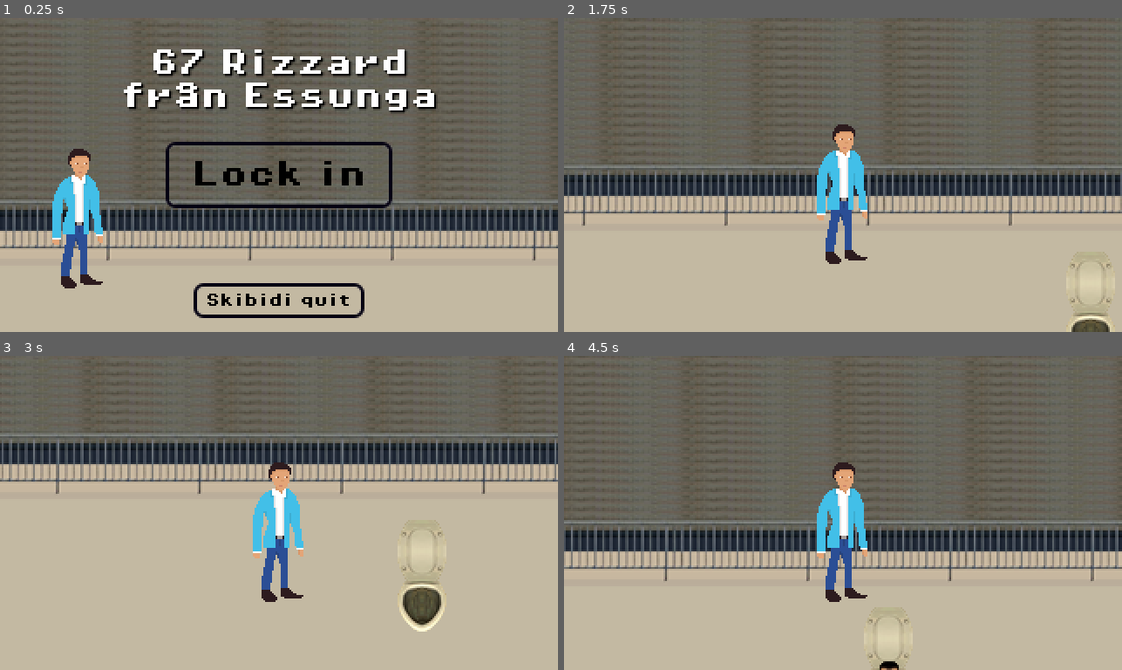
Above: before the commit, frames 1-4 (two rows, left to right).
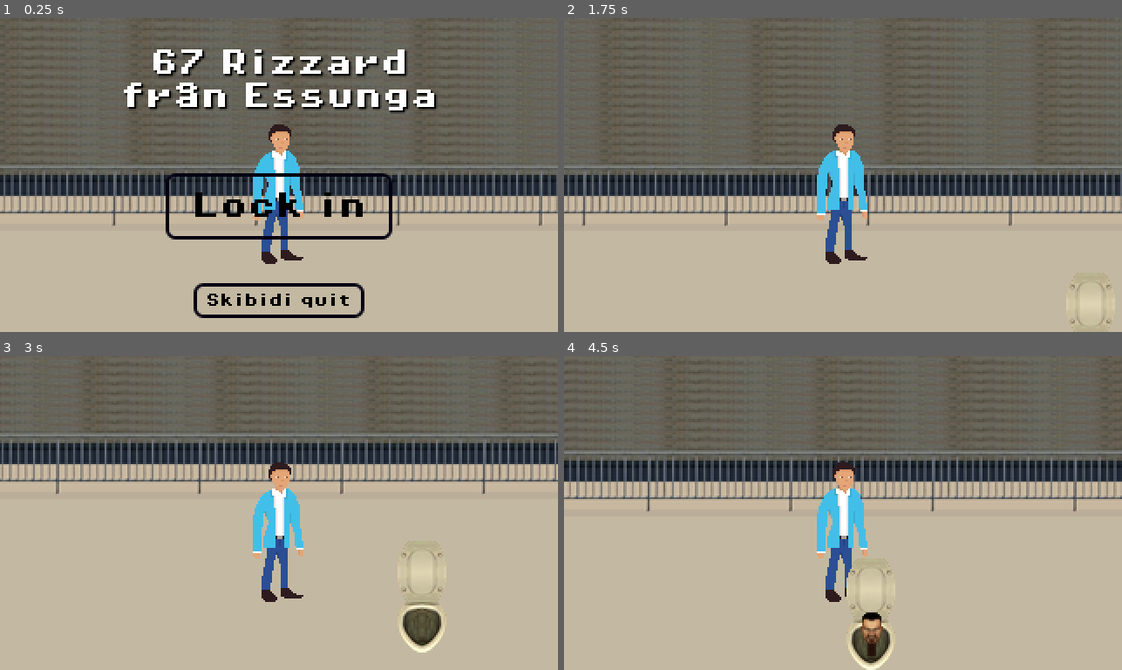
Above: after the commit, the same moments.

Repository: RebeckaWillig/Spelsylt
Game: Godot game, scene res://Scenes/67_Rizzard.tscn
Two runs of this game, one before a commit and one after it. Both use one fixed random seed, a clock stepped at 60 frames per second and the inputs below.
Inputs:
- Up to frame 1 (0.25 s): no input
- Up to frame 2 (1.75 s): click "Lock in" at 0.5 s; tap Enter (ui_accept) at 1.25, 1.52 s; hold Right (move_right) from 1.28 s (still down); tap E (interact) at 1.35 s
- Up to frame 3 (3 s): release Right (move_right) at 2.03 s; hold Down (move_down) 2.03-2.78 s; tap E (interact) at 2.1, 2.85 s; tap Enter (ui_accept) at 2.27, 2.75 s; hold Right (move_right) from 2.78 s (still down)
- Up to frame 4 (4.5 s): release Right (move_right) at 3.53 s; hold W (move_up) 3.53-4.28 s; tap E (interact) at 3.6, 4.35 s; tap Enter (ui_accept) at 3.77, 4.25 s; hold Left (move_left) from 4.28 s (still down)

The runs differ from the first frame. In frame 1, 23% of the frame differs, in the area x 0-100%, y 0-87%; in frame 2, 0.7%; in frame 3, 1.7%; in frame 4, 31%, in the area x 0-100%, y 1-100%.

Commit message:
updates

Diff:
--- a/67_Rizzard/Scenes/67_Rizzard.tscn
+++ b/67_Rizzard/Scenes/67_Rizzard.tscn
@@ -1,12 +1,11 @@
-[gd_scene load_steps=16 format=3 uid="uid://bnfdv5buugn7x"]
+[gd_scene load_steps=15 format=3 uid="uid://bnfdv5buugn7x"]
 
 [ext_resource type="Script" uid="uid://cnasi1w5dn54x" path="res://Scripts/67_Rizzard.gd" id="1_c3kur"]
 [ext_resource type="PackedScene" uid="uid://ds2i6x1rjyxbi" path="res://Scenes/main_menu.tscn" id="2_jyn26"]
 [ext_resource type="PackedScene" uid="uid://d0c75cj2hajel" path="res://Scenes/player.tscn" id="3_ctpxx"]
 [ext_resource type="PackedScene" uid="uid://d01yg0lqd51vr" path="res://Scenes/bench.tscn" id="4_j5na4"]
 [ext_resource type="PackedScene" uid="uid://dufd4qvhdh14w" path="res://Scenes/pause_menu.tscn" id="5_irttw"]
-[ext_resource type="Texture2D" uid="uid://dhq2r18ckppy6" path="res://Assets/Sprites/background2.png" id="7_ctpxx"]
-[ext_resource type="PackedScene" uid="uid://lofb48hdus6c" path="res://Scenes/flower.tscn" id="7_jyn26"]
+[ext_resource type="Texture2D" uid="uid://dhq2r18ckppy6" path="res://Assets/Sprites/mainmenu.png" id="7_ctpxx"]
 [ext_resource type="PackedScene" uid="uid://cuvpnhqkkf1ms" path="res://Scenes/skibidi.tscn" id="8_ctpxx"]
 
 [sub_resource type="Animation" id="Animation_fd4e3"]
@@ -124,10 +123,8 @@
 position = Vector2(1132, 1060)
 shape = SubResource("RectangleShape2D_irttw")
 
-[node name="flower" parent="." instance=ExtResource("7_jyn26")]
-position = Vector2(1018, 903)
+[node name="skibidi" parent="." instance=ExtResource("8_ctpxx")]
+position = Vector2(526, 925)
 
-[node name="skibidi" parent="." instance=ExtResource("8_ctpxx")]
-position = Vector2(526, 913)
-
+[connection signal="fairy_in_bench" from="bench" to="." method="_on_bench_fairy_in_bench"]
 [connection signal="timeout" from="Timer" to="." method="_on_timer_timeout"]
--- a/67_Rizzard/Scenes/flower.tscn
+++ b/67_Rizzard/Scenes/flower.tscn
@@ -1,51 +1,85 @@
-[gd_scene load_steps=64 format=3 uid="uid://lofb48hdus6c"]
-
-[ext_resource type="Script" uid="uid://bcmm7fnc63d20" path="res://Scripts/flower.gd" id="1_4r3j5"]
-[ext_resource type="Texture2D" uid="uid://1tic2lq4j8c5" path="res://Assets/Sprites/flower stages animation no dirt.png" id="2_88g82"]
-[ext_resource type="Texture2D" uid="uid://ksrd63y5b63c" path="res://Assets/Sprites/flower water dirt animation.png" id="3_hbmji"]
+[gd_scene load_steps=64 format=3 uid="uid://dl7anxtc73rhx"]
+
+[sub_resource type="GDScript" id="GDScript_jln7l"]
+script/source = "extends Area2D
+var in_fairy = false
+
+func _ready() -> void:
+	get_node(\"../player\").interaction.connect(_on_flower_interaction)
+	$body.play(\"day2\")
+	$dirt.play(\"dry\")
+
+func _on_flower_interaction() -> void:
+	if in_fairy:
+		print(\"Player interacts with \" + self.name)
+		$dirt.play(\"wet\")
+
+func _on_body_entered(body: Node2D) -> void:
+	if body.name == \"player\":
+		print(\"Player is in \" + self.name)
+		in_fairy = true
+
+func _on_body_exited(body: Node2D) -> void:
+	if body.name == \"player\":
+		print(\"Player has left \" + self.name)
+		in_fairy = false
+
+func _on_behind_body_entered(body: Node2D) -> void:
+	if body.name == \"player\":
+		$dirt.z_index = 5
+		$body.z_index = 6
+
+func _on_behind_body_exited(body: Node2D) -> void:
+	if body.name == \"player\":
+		$dirt.z_index = -1
+		$body.z_index = 0
+"
+
+[sub_resource type="CompressedTexture2D" id="CompressedTexture2D_s3cv5"]
+load_path = "res://.godot/imported/flower water dirt animation.png-89d463f05358fa04d5c71e41fd274341.ctex"
 
 [sub_resource type="AtlasTexture" id="AtlasTexture_yyf17"]
-atlas = ExtResource("3_hbmji")
+atlas = SubResource("CompressedTexture2D_s3cv5")
 region = Rect2(0, 0, 64, 64)
 
 [sub_resource type="AtlasTexture" id="AtlasTexture_ocuga"]
-atlas = ExtResource("3_hbmji")
+atlas = SubResource("CompressedTexture2D_s3cv5")
 region = Rect2(0, 0, 64, 64)
 
 [sub_resource type="AtlasTexture" id="AtlasTexture_6in8j"]
-atlas = ExtResource("3_hbmji")
+atlas = SubResource("CompressedTexture2D_s3cv5")
 region = Rect2(64, 0, 64, 64)
 
 [sub_resource type="AtlasTexture" id="AtlasTexture_r1bo6"]
-atlas = ExtResource("3_hbmji")
+atlas = SubResource("CompressedTexture2D_s3cv5")
 region = Rect2(128, 0, 64, 64)
 
 [sub_resource type="AtlasTexture" id="AtlasTexture_tqcrx"]
-atlas = ExtResource("3_hbmji")
+atlas = SubResource("CompressedTexture2D_s3cv5")
 region = Rect2(192, 0, 64, 64)
 
 [sub_resource type="AtlasTexture" id="AtlasTexture_qvy7t"]
-atlas = ExtResource("3_hbmji")
+atlas = SubResource("CompressedTexture2D_s3cv5")
 region = Rect2(256, 0, 64, 64)
 
 [sub_resource type="AtlasTexture" id="AtlasTexture_oj3m0"]
-atlas = ExtResource("3_hbmji")
+atlas = SubResource("CompressedTexture2D_s3cv5")
 region = Rect2(320, 0, 64, 64)
 
 [sub_resource type="AtlasTexture" id="AtlasTexture_l1pec"]
-atlas = ExtResource("3_hbmji")
+atlas = SubResource("CompressedTexture2D_s3cv5")
 region = Rect2(384, 0, 64, 64)
 
 [sub_resource type="AtlasTexture" id="AtlasTexture_ymvec"]
-atlas = ExtResource("3_hbmji")
+atlas = SubResource("CompressedTexture2D_s3cv5")
 region = Rect2(448, 0, 64, 64)
 
 [sub_resource type="AtlasTexture" id="AtlasTexture_w2126"]
-atlas = ExtResource("3_hbmji")
+atlas = SubResource("CompressedTexture2D_s3cv5")
 region = Rect2(512, 0, 64, 64)
 
 [sub_resource type="AtlasTexture" id="AtlasTexture_r0iep"]
-atlas = ExtResource("3_hbmji")
+atlas = SubResource("CompressedTexture2D_s3cv5")
 region = Rect2(576, 0, 64, 64)
 
 [sub_resource type="SpriteFrames" id="SpriteFrames_rn1vg"]
@@ -94,180 +128,183 @@
 "speed": 5.0
 }]
 
+[sub_resource type="CompressedTexture2D" id="CompressedTexture2D_4r3j5"]
+load_path = "res://.godot/imported/flower stages animation no dirt.png-38cfea18eb08502bb88401dfcc3e031f.ctex"
+
 [sub_resource type="AtlasTexture" id="AtlasTexture_n0xnw"]
-atlas = ExtResource("2_88g82")
+atlas = SubResource("CompressedTexture2D_4r3j5")
 region = Rect2(0, 0, 64, 64)
 
 [sub_resource type="AtlasTexture" id="AtlasTexture_hbmji"]
-atlas = ExtResource("2_88g82")
+atlas = SubResource("CompressedTexture2D_4r3j5")
 region = Rect2(0, 0, 64, 64)
 
 [sub_resource type="AtlasTexture" id="AtlasTexture_88g82"]
-atlas = ExtResource("2_88g82")
+atlas = SubResource("CompressedTexture2D_4r3j5")
 region = Rect2(64, 0, 64, 64)
 
 [sub_resource type="AtlasTexture" id="AtlasTexture_ei51o"]
-atlas = ExtResource("2_88g82")
+atlas = SubResource("CompressedTexture2D_4r3j5")
 region = Rect2(128, 0, 64, 64)
 
 [sub_resource type="AtlasTexture" id="AtlasTexture_gd0df"]
-atlas = ExtResource("2_88g82")
+atlas = SubResource("CompressedTexture2D_4r3j5")
 region = Rect2(192, 0, 64, 64)
 
 [sub_resource type="AtlasTexture" id="AtlasTexture_d2yni"]
-atlas = ExtResource("2_88g82")
+atlas = SubResource("CompressedTexture2D_4r3j5")
 region = Rect2(256, 0, 64, 64)
 
 [sub_resource type="AtlasTexture" id="AtlasTexture_d1m62"]
-atlas = ExtResource("2_88g82")
+atlas = SubResource("CompressedTexture2D_4r3j5")
 region = Rect2(320, 0, 64, 64)
 
 [sub_resource type="AtlasTexture" id="AtlasTexture_k1h35"]
-atlas = ExtResource("2_88g82")
+atlas = SubResource("CompressedTexture2D_4r3j5")
 region = Rect2(384, 0, 64, 64)
 
 [sub_resource type="AtlasTexture" id="AtlasTexture_uelli"]
-atlas = ExtResource("2_88g82")
+atlas = SubResource("CompressedTexture2D_4r3j5")
 region = Rect2(0, 64, 64, 64)
 
 [sub_resource type="AtlasTexture" id="AtlasTexture_dc7g4"]
-atlas = ExtResource("2_88g82")
+atlas = SubResource("CompressedTexture2D_4r3j5")
 region = Rect2(0, 64, 64, 64)
 
 [sub_resource type="AtlasTexture" id="AtlasTexture_eeowi"]
-atlas = ExtResource("2_88g82")
+atlas = SubResource("CompressedTexture2D_4r3j5")
 region = Rect2(64, 64, 64, 64)
 
 [sub_resource type="AtlasTexture" id="AtlasTexture_uqfw5"]
-atlas = ExtResource("2_88g82")
+atlas = SubResource("CompressedTexture2D_4r3j5")
 region = Rect2(128, 64, 64, 64)
 
 [sub_resource type="AtlasTexture" id="AtlasTexture_7naj2"]
-atlas = ExtResource("2_88g82")
+atlas = SubResource("CompressedTexture2D_4r3j5")
 region = Rect2(192, 64, 64, 64)
 
 [sub_resource type="AtlasTexture" id="AtlasTexture_wggks"]
-atlas = ExtResource("2_88g82")
+atlas = SubResource("CompressedTexture2D_4r3j5")
 region = Rect2(256, 64, 64, 64)
 
 [sub_resource type="AtlasTexture" id="AtlasTexture_n1i0n"]
-atlas = ExtResource("2_88g82")
+atlas = SubResource("CompressedTexture2D_4r3j5")
 region = Rect2(320, 64, 64, 64)
 
 [sub_resource type="AtlasTexture" id="AtlasTexture_0rjbb"]
-atlas = ExtResource("2_88g82")
+atlas = SubResource("CompressedTexture2D_4r3j5")
 region = Rect2(384, 64, 64, 64)
 
 [sub_resource type="AtlasTexture" id="AtlasTexture_hjo4f"]
-atlas = ExtResource("2_88g82")
+atlas = SubResource("CompressedTexture2D_4r3j5")
 region = Rect2(448, 64, 64, 64)
 
 [sub_resource type="AtlasTexture" id="AtlasTexture_fax2u"]
-atlas = ExtResource("2_88g82")
+atlas = SubResource("CompressedTexture2D_4r3j5")
 region = Rect2(512, 64, 64, 64)
 
 [sub_resource type="AtlasTexture" id="AtlasTexture_o4fsx"]
-atlas = ExtResource("2_88g82")
+atlas = SubResource("CompressedTexture2D_4r3j5")
 region = Rect2(576, 64, 64, 64)
 
 [sub_resource type="AtlasTexture" id="AtlasTexture_hdvkm"]
-atlas = ExtResource("2_88g82")
+atlas = SubResource("CompressedTexture2D_4r3j5")
 region = Rect2(640, 64, 64, 64)
 
 [sub_resource type="AtlasTexture" id="AtlasTexture_dvdcc"]
-atlas = ExtResource("2_88g82")
+atlas = SubResource("CompressedTexture2D_4r3j5")
 region = Rect2(704, 64, 64, 64)
 
 [sub_resource type="AtlasTexture" id="AtlasTexture_ayiqj"]
-atlas = ExtResource("2_88g82")
+atlas = SubResource("CompressedTexture2D_4r3j5")
 region = Rect2(0, 128, 64, 64)
 
 [sub_resource type="AtlasTexture" id="AtlasTexture_ouacd"]
-atlas = ExtResource("2_88g82")
+atlas = SubResource("CompressedTexture2D_4r3j5")
 region = Rect2(0, 128, 64, 64)
 
 [sub_resource type="AtlasTexture" id="AtlasTexture_dr645"]
-atlas = ExtResource("2_88g82")
+atlas = SubResource("CompressedTexture2D_4r3j5")
 region = Rect2(0, 128, 64, 64)
 
 [sub_resource type="AtlasTexture" id="AtlasTexture_bsb6h"]
-atlas = ExtResource("2_88g82")
+atlas = SubResource("CompressedTexture2D_4r3j5")
 region = Rect2(64, 128, 64, 64)
 
 [sub_resource type="AtlasTexture" id="AtlasTexture_lnn31"]
-atlas = ExtResource("2_88g82")
+atlas = SubResource("CompressedTexture2D_4r3j5")
 region = Rect2(128, 128, 64, 64)
 
 [sub_resource type="AtlasTexture" id="AtlasTexture_8qwca"]
-atlas = ExtResource("2_88g82")
+atlas = SubResource("CompressedTexture2D_4r3j5")
 region = Rect2(192, 128, 64, 64)
 
 [sub_resource type="AtlasTexture" id="AtlasTexture_5goce"]
-atlas = ExtResource("2_88g82")
+atlas = SubResource("CompressedTexture2D_4r3j5")
 region = Rect2(256, 128, 64, 64)
 
 [sub_resource type="AtlasTexture" id="AtlasTexture_b7t7f"]
-atlas = ExtResource("2_88g82")
+atlas = SubResource("CompressedTexture2D_4r3j5")
 region = Rect2(320, 128, 64, 64)
 
 [sub_resource type="AtlasTexture" id="AtlasTexture_7uvam"]
-atlas = ExtResource("2_88g82")
+atlas = SubResource("CompressedTexture2D_4r3j5")
 region = Rect2(384, 128, 64, 64)
 
 [sub_resource type="AtlasTexture" id="AtlasTexture_5axxo"]
-atlas = ExtResource("2_88g82")
+atlas = SubResource("CompressedTexture2D_4r3j5")
 region = Rect2(448, 128, 64, 64)
 
 [sub_resource type="AtlasTexture" id="AtlasTexture_h1wg8"]
-atlas = ExtResource("2_88g82")
+atlas = SubResource("CompressedTexture2D_4r3j5")
 region = Rect2(512, 128, 64, 64)
 
 [sub_resource type="AtlasTexture" id="AtlasTexture_amnfw"]
-atlas = ExtResource("2_88g82")
+atlas = SubResource("CompressedTexture2D_4r3j5")
 region = Rect2(576, 128, 64, 64)
 
 [sub_resource type="AtlasTexture" id="AtlasTexture_ioe2t"]
-atlas = ExtResource("2_88g82")
+atlas = SubResource("CompressedTexture2D_4r3j5")
 region = Rect2(640, 128, 64, 64)
 
 [sub_resource type="AtlasTexture" id="AtlasTexture_cmv44"]
-atlas = ExtResource("2_88g82")
+atlas = SubResource("CompressedTexture2D_4r3j5")
 region = Rect2(704, 128, 64, 64)
 
 [sub_resource type="AtlasTexture" id="AtlasTexture_dgyjb"]
-atlas = ExtResource("2_88g82")
+atlas = SubResource("CompressedTexture2D_4r3j5")
 region = Rect2(768, 128, 64, 64)
 
 [sub_resource type="AtlasTexture" id="AtlasTexture_exunq"]
-atlas = ExtResource("2_88g82")
+atlas = SubResource("CompressedTexture2D_4r3j5")
 region = Rect2(832, 128, 64, 64)
 
 [sub_resource type="AtlasTexture" id="AtlasTexture_hpa4n"]
-atlas = ExtResource("2_88g82")
+atlas = SubResource("CompressedTexture2D_4r3j5")
 region = Rect2(896, 128, 64, 64)
 
 [sub_resource type="AtlasTexture" id="AtlasTexture_rn1vg"]
-atlas = ExtResource("2_88g82")
+atlas = SubResource("CompressedTexture2D_4r3j5")
 region = Rect2(0, 192, 64, 64)
 
 [sub_resource type="AtlasTexture" id="AtlasTexture_xil0k"]
-atlas = ExtResource("2_88g82")
+atlas = SubResource("CompressedTexture2D_4r3j5")
 region = Rect2(64, 192, 64, 64)
 
 [sub_resource type="AtlasTexture" id="AtlasTexture_uj4j4"]
-atlas = ExtResource("2_88g82")
+atlas = SubResource("CompressedTexture2D_4r3j5")
 region = Rect2(128, 192, 64, 64)
 
 [sub_resource type="AtlasTexture" id="AtlasTexture_gh7wu"]
-atlas = ExtResource("2_88g82")
+atlas = SubResource("CompressedTexture2D_4r3j5")
 region = Rect2(192, 192, 64, 64)
 
 [sub_resource type="AtlasTexture" id="AtlasTexture_dw5vo"]
-atlas = ExtResource("2_88g82")
+atlas = SubResource("CompressedTexture2D_4r3j5")
 region = Rect2(256, 192, 64, 64)
 
 [sub_resource type="AtlasTexture" id="AtlasTexture_pebkm"]
-atlas = ExtResource("2_88g82")
+atlas = SubResource("CompressedTexture2D_4r3j5")
 region = Rect2(320, 192, 64, 64)
 
 [sub_resource type="SpriteFrames" id="SpriteFrames_s3cv5"]
@@ -483,7 +520,7 @@
 size = Vector2(48, 41)
 
 [node name="flower" type="Area2D" groups=["flower", "interactable"]]
-script = ExtResource("1_4r3j5")
+script = SubResource("GDScript_jln7l")
 
 [node name="dirt" type="AnimatedSprite2D" parent="."]
 z_index = 1
--- a/67_Rizzard/Scenes/main_menu.tscn
+++ b/67_Rizzard/Scenes/main_menu.tscn
@@ -1,33 +1,7 @@
-[gd_scene load_steps=13 format=3 uid="uid://ds2i6x1rjyxbi"]
+[gd_scene load_steps=7 format=3 uid="uid://ds2i6x1rjyxbi"]
 
 [ext_resource type="Script" uid="uid://3n5pba6edtxh" path="res://Scripts/main_menu.gd" id="1_1ehe0"]
-[ext_resource type="Texture2D" uid="uid://dhq2r18ckppy6" path="res://Assets/Sprites/background2.png" id="2_ce3w2"]
-[ext_resource type="Texture2D" uid="uid://c2f1fabalbqjx" path="res://Assets/Sprites/Rizzard.png" id="3_ce3w2"]
 [ext_resource type="FontFile" uid="uid://djy8vr5snm1km" path="res://Assets/Fonts/PixelOperator8-Bold.ttf" id="3_n45e2"]
-
-[sub_resource type="StyleBoxTexture" id="StyleBoxTexture_erv1k"]
-
-[sub_resource type="AtlasTexture" id="AtlasTexture_n45e2"]
-atlas = ExtResource("3_ce3w2")
-region = Rect2(0, 0, 40, 80)
-
-[sub_resource type="AtlasTexture" id="AtlasTexture_opfnp"]
-atlas = ExtResource("3_ce3w2")
-region = Rect2(40, 0, 40, 80)
-
-[sub_resource type="SpriteFrames" id="SpriteFrames_cp0ys"]
-animations = [{
-"frames": [{
-"duration": 1.0,
-"texture": SubResource("AtlasTexture_n45e2")
-}, {
-"duration": 1.0,
-"texture": SubResource("AtlasTexture_opfnp")
-}],
-"loop": true,
-"name": &"default",
-"speed": 2.0
-}]
 
 [sub_resource type="StyleBoxFlat" id="StyleBoxFlat_ce3w2"]
 bg_color = Color(0.6, 0.6, 0.6, 0)
@@ -95,24 +69,6 @@
 script = ExtResource("1_1ehe0")
 metadata/_edit_use_anchors_ = true
 
-[node name="Panel" type="Panel" parent="."]
-layout_mode = 1
-anchors_preset = -1
-anchor_right = 1.0
-anchor_bottom = 1.0
-grow_horizontal = 2
-grow_vertical = 2
-theme_override_styles/panel = SubResource("StyleBoxTexture_erv1k")
-metadata/_edit_use_anchors_ = true
-
-[node name="Sprite2D" type="Sprite2D" parent="Panel"]
-position = Vector2(62, 120)
-texture = ExtResource("2_ce3w2")
-
-[node name="Rizzard" type="AnimatedSprite2D" parent="Panel"]
-position = Vector2(43, 115)
-sprite_frames = SubResource("SpriteFrames_cp0ys")
-
 [node name="Title" type="VBoxContainer" parent="."]
 layout_mode = 1
 anchors_preset = -1
@@ -137,9 +93,9 @@
 layout_mode = 1
 anchors_preset = -1
 anchor_left = 0.3
-anchor_top = 0.4
+anchor_top = 0.5
 anchor_right = 0.7
-anchor_bottom = 0.6
+anchor_bottom = 0.7
 grow_horizontal = 0
 grow_vertical = 2
 theme_override_constants/separation = 9
--- a/67_Rizzard/Scenes/skibidi.tscn
+++ b/67_Rizzard/Scenes/skibidi.tscn
@@ -169,9 +169,6 @@
 [sub_resource type="RectangleShape2D" id="RectangleShape2D_wel2w"]
 size = Vector2(66, 65)
 
-[sub_resource type="RectangleShape2D" id="RectangleShape2D_yl4v2"]
-size = Vector2(34, 31)
-
 [node name="skibidi" type="Area2D"]
 script = ExtResource("1_wel2w")
 
@@ -183,12 +180,6 @@
 position = Vector2(0, -5.5)
 shape = SubResource("RectangleShape2D_wel2w")
 
-[node name="hitbox" type="StaticBody2D" parent="."]
-
-[node name="CollisionShape2D" type="CollisionShape2D" parent="hitbox"]
-position = Vector2(0, 17.5)
-shape = SubResource("RectangleShape2D_yl4v2")
-
 [connection signal="body_entered" from="." to="." method="_on_body_entered"]
 [connection signal="body_exited" from="." to="." method="_on_body_exited"]
 [connection signal="animation_finished" from="toilet" to="." method="_on_toilet_animation_finished"]
--- a/67_Rizzard/Scripts/flower.gd
+++ /dev/null
@@ -1,32 +0,0 @@
-extends Area2D
-var in_fairy = false
-
-func _ready() -> void:
-	get_node("../player").interaction.connect(_on_flower_interaction)
-	$body.play("day2")
-	$dirt.play("dry")
-
-func _on_flower_interaction() -> void:
-	if in_fairy:
-		print("Player interacts with " + self.name)
-		$dirt.play("wet")
-
-func _on_body_entered(body: Node2D) -> void:
-	if body.name == "player":
-		print("Player is in " + self.name)
-		in_fairy = true
-
-func _on_body_exited(body: Node2D) -> void:
-	if body.name == "player":
-		print("Player has left " + self.name)
-		in_fairy = false
-
-func _on_behind_body_entered(body: Node2D) -> void:
-	if body.name == "player":
-		$dirt.z_index = 5
-		$body.z_index = 6
-
-func _on_behind_body_exited(body: Node2D) -> void:
-	if body.name == "player":
-		$dirt.z_index = -1
-		$body.z_index = 0
--- a/67_Rizzard/Scripts/main_menu.gd
+++ b/67_Rizzard/Scripts/main_menu.gd
@@ -1,7 +1,7 @@
 extends Control
 
 func _ready() -> void:
-	$Panel/Rizzard.play("default")
+	pass
 
 func _on_start_pressed() -> void:
 	Gamestate.input_enabled = true
--- a/67_Rizzard/Scripts/music.gd
+++ b/67_Rizzard/Scripts/music.gd
@@ -1,5 +1,8 @@
 extends AudioStreamPlayer
 const background_music = preload("res://Assets/Audio/GildedCage.wav")
+
+func _ready():
+	process_mode = AudioStreamPlayer.PROCESS_MODE_ALWAYS
 
 func play_music(music: AudioStream):
 	if stream == music:
--- a/67_Rizzard/Scripts/player.gd
+++ b/67_Rizzard/Scripts/player.gd
@@ -20,6 +20,8 @@
 		interaction.emit()
 
 func _physics_process(_delta: float) -> void:
+	if not Gamestate.input_enabled:
+		return
 	get_movement()
 	move_and_slide()
 
Binary file removed: 67_Rizzard/Assets/Sprites/background2.png
Not shown, removed: 67_Rizzard/Assets/Sprites/background2.png.import
Binary file removed: 67_Rizzard/Assets/Sprites/flower stages animation no dirt.png
Not shown, removed: 67_Rizzard/Assets/Sprites/flower stages animation no dirt.png.import
Binary file removed: 67_Rizzard/Assets/Sprites/flower water dirt animation.png
Not shown, removed: 67_Rizzard/Assets/Sprites/flower water dirt animation.png.import
Binary file changed: 67_Rizzard/Assets/Sprites/mainmenu.png
Not shown, changed: 67_Rizzard/Assets/Sprites/mainmenu.png.import
Not shown: 1 places in 67_Rizzard/Scenes/skibidi.tscn that only renumber resources
Not shown, removed: 67_Rizzard/Scripts/flower.gd.uid
Not shown, added: 67_Rizzard/Scenes/music.tscn2128754062.tmp
